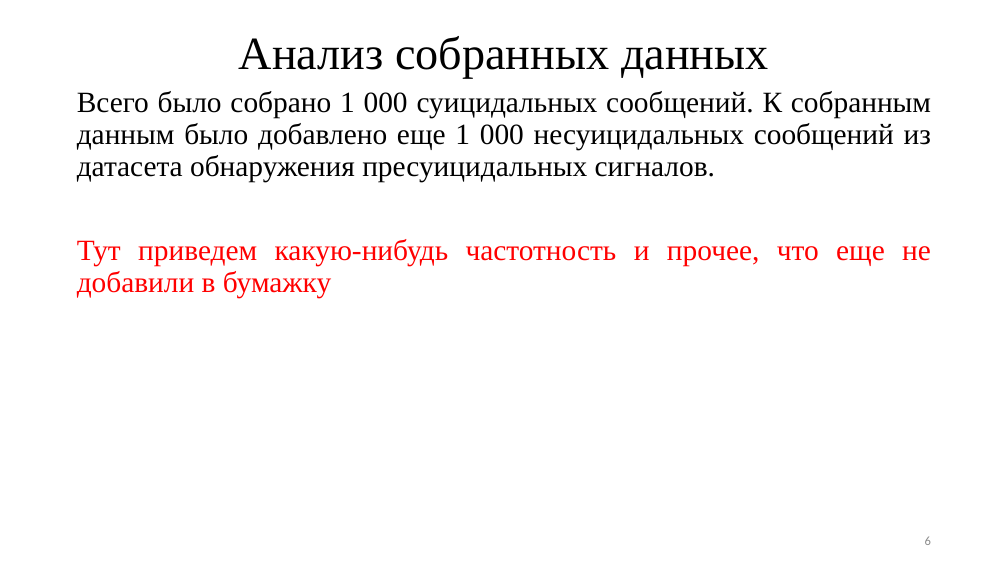
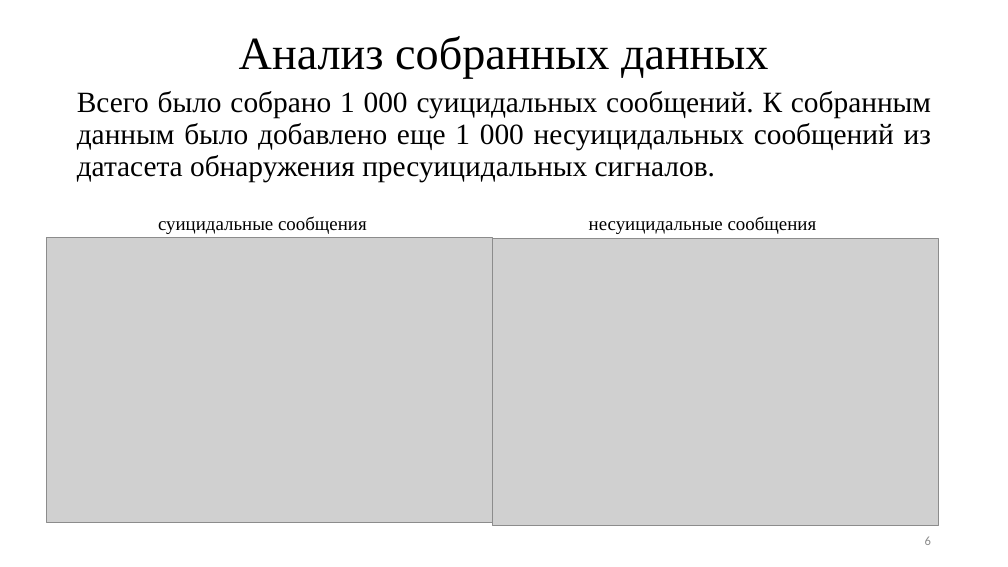
Before and after one commit to TheSawIsTheLaw/iWannaKillMyself, a slide deck: slide 6 of fuckingStarts/iHatePresentations/presentation.pptx. Drawn at 1008x567 pixels with LibreOffice and Linux fonts; fonts in the diff are those of the drawing; grey boxes stand for pictures. Boxes give left, top, right and bottom in pixels: in the first picture for what was removed or moved away, otherwise in the second. Text is boxed around its words. In the diff, an @@ line names an element or a change of style, - is before the commit and + after.

```diff
--- a/fuckingStarts/iHatePresentations/presentation.pptx
+++ b/fuckingStarts/iHatePresentations/presentation.pptx
@@ picture added at (x1=46, y1=237, x2=492, y2=523) @@
@@ text at (x1=77, y1=239, x2=931, y2=298): paragraph removed @@
-Тут приведем какую-нибудь частотность и прочее, что еще не добавили в бумажку
@@ text added at (x1=158, y1=216, x2=367, y2=234), 18 pt, text #000000 @@
+суицидальные сообщения
@@ picture added at (x1=492, y1=239, x2=938, y2=526) @@
@@ text added at (x1=589, y1=216, x2=817, y2=234), 18 pt, text #000000 @@
+несуицидальные сообщения
```
Also in this commit, not shown: 7 other slides changed, 14 other files.
